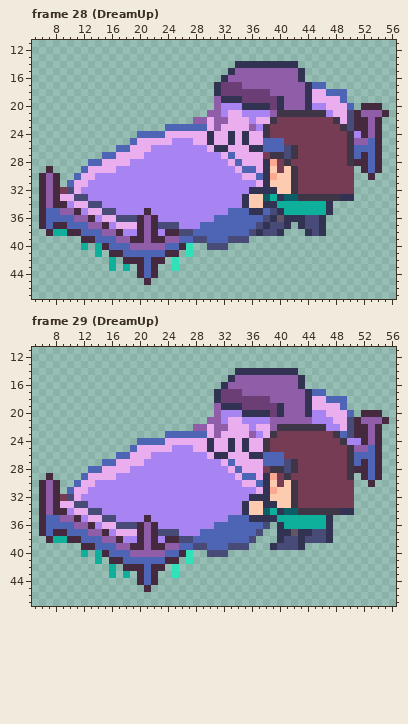
Two versions of one pixel-art file, Assets/Art/S_INT_BedDream.aseprite. The first picture shows the starting point.
64x64 pixels, 30 frames. Shown: frame 28 (DreamUp): x 5..56, y 11..47; frame 29 (DreamUp): x 5..56, y 11..47. The commit also changed other frames, which this record leaves out.
After:
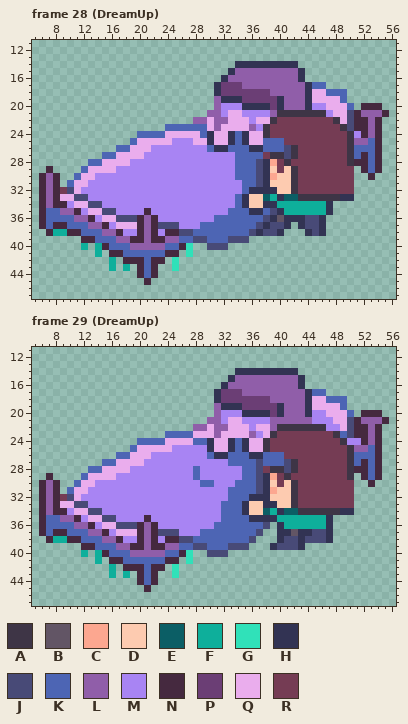
Palette (. is transparent): A #3e3546  B #625565  C #fca790  D #fdcbb0  E #0b5e65  F #0eaf9b  G #30e1b9  H #323353  J #484a77  K #4d65b4  L #905ea9  M #a884f3  N #45293f  P #6b3e75  Q #eaaded  R #753c54
Changes in this commit:
layer "Layer 13" added
Frame 28 (DreamUp), layer "Layer 13":
y 24: x 29 Q -> K; x 34 Q -> K
y 25: x 34 Q -> K
y 26: x 30 Q -> K; x 33..35 QQQ -> KKK
y 27: x 32..37 QKQQQQ -> MMKKKK
y 28: x 33 Q -> M; x 35..37 QQQ -> KKJ
y 29: x 34 Q -> K; x 37 Q -> J
y 30: x 34..37 MQQK -> KKKJ
y 31: x 35..37 MMQ -> KKJ
y 32: x 35 M -> K
y 33..34: x 34 M -> K
Frame 29 (DreamUp), layers "Layer 13", "Layer 12", "Layer 8":
y 23: x 28..29 KK -> QQ
y 24: x 28..29 QQ -> KK; x 34 Q -> K
y 25: x 28..29 QQ -> MM; x 34 Q -> K
y 26: x 30 Q -> K; x 33..35 QQQ -> KKK
y 27: x 32 Q -> M; x 34..37 QQQQ -> KKKJ
y 28: x 28 M -> K; x 33..37 QKQQQ -> MMKKJ
y 29: x 28 M -> K; x 34 Q -> M; x 37 Q -> J
y 30: x 29..30 MM -> KK; x 34..37 MQQK -> KKKJ
y 31: x 33..37 MMMMQ -> KKKKJ
y 32: x 33..35 MMM -> KKK
y 33..34: x 32..34 MMM -> KKK
y 35: x 32 M -> K
